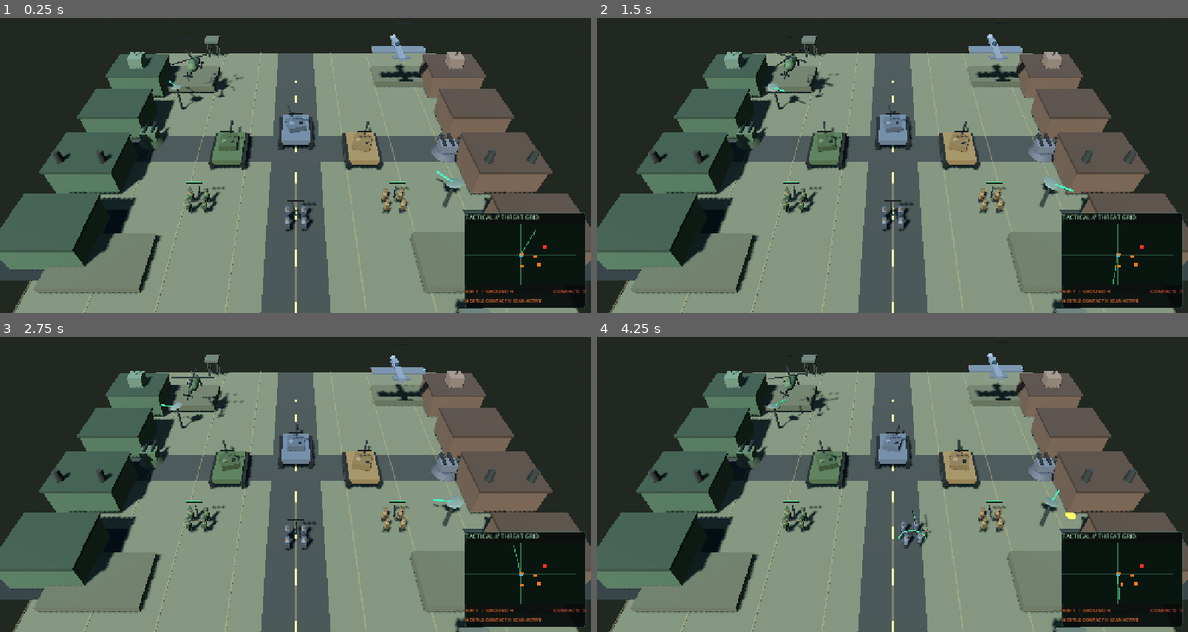
Above: before the commit, frames 1-4 (two rows, left to right).
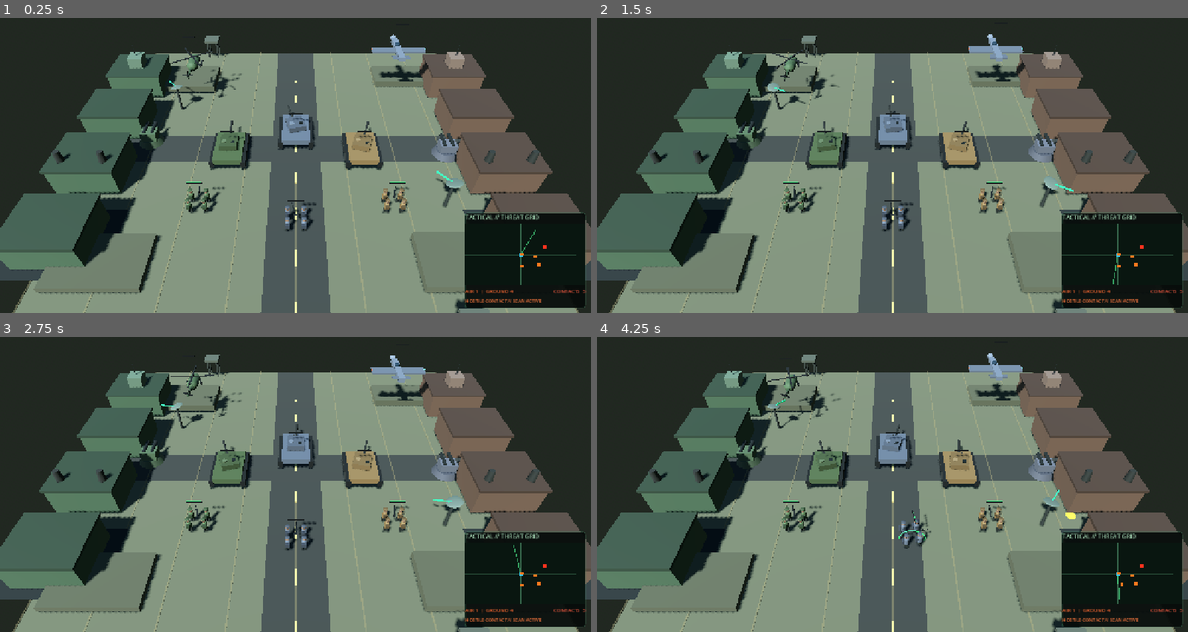
Above: after the commit, the same moments.

Repository: Jamalalbaroty/storm-generals-mobil
Game: Godot game, scene res://prototype_3d/battlefield_3d.tscn
Two runs of this game, one before a commit and one after it. Both use one fixed random seed, a clock stepped at 60 frames per second and the inputs below. This scene is started directly instead of the project's main scene.
Inputs (mouse positions are in pixels of both pictures, inside the frame that each line leads up to):
- Up to frame 1 (0.25 s): no input
- Up to frame 2 (1.5 s): move the mouse to (1022, 130) at 0.52 s; click (1022, 130) at 0.67 s; drag from (774, 162) to (862, 212) at 1.27 s
- Up to frame 3 (2.75 s): move the mouse to (354, 393) at 2.02 s; click (354, 393) at 2.17 s
- Up to frame 4 (4.25 s): drag from (862, 531) to (715, 416) at 2.77 s; move the mouse to (1069, 516) at 3.52 s; click (1069, 516) at 3.67 s

The runs differ from the first frame. In frame 1, 0.3% of the frame differs, in the area x 29-73%, y 5-67%; in frame 2, 0.3%; in frame 3, 0.2%; in frame 4, 0.3%.

Commit message:
feat: expose 3D building construction bridge

Diff:
--- a/prototype_3d/battlefield_3d.gd
+++ b/prototype_3d/battlefield_3d.gd
@@ -280,7 +280,24 @@
 	_add_base_building(origin + Vector3(0.0, 0.0, 4.0), "factory", tint, faction_id)
 	_add_base_building(origin + Vector3(0.0, 0.0, 12.0), "airfield", tint, faction_id)
 
-func _add_base_building(at: Vector3, kind: String, tint: Color, faction_id: String) -> void:
+func spawn_game_building(kind: String, at: Vector3, faction_id: String, tint: Color, build_progress: float = 0.0) -> Node3D:
+	# Public bridge for the gameplay layer to create a 3D counterpart for a logical building.
+	return _add_base_building(at, kind, tint, faction_id, build_progress, true)
+
+func update_game_building_progress(building: Node3D, build_progress: float) -> void:
+	if not is_instance_valid(building):
+		return
+	var progress := clampf(build_progress, 0.0, 1.0)
+	building.set_meta("construction_progress", progress)
+	var fill := building.get_node_or_null("ConstructionProgressFill") as MeshInstance3D
+	if fill:
+		fill.scale.x = maxf(0.001, progress)
+		fill.visible = progress < 1.0
+	var background := building.get_node_or_null("ConstructionProgressBackground") as MeshInstance3D
+	if background:
+		background.visible = progress < 1.0
+
+func _add_base_building(at: Vector3, kind: String, tint: Color, faction_id: String, build_progress: float = 1.0, show_progress: bool = false) -> Node3D:
 	var building := Node3D.new()
 	building.name = faction_id + "_" + kind
 	building.position = at
@@ -391,6 +408,30 @@
 			light_material.emission_energy_multiplier = 1.3
 			runway_light.material_override = light_material
 			building.add_child(runway_light)
+
+	if show_progress:
+		building.set_meta("construction_progress", clampf(build_progress, 0.0, 1.0))
+		var progress_back := MeshInstance3D.new()
+		progress_back.name = "ConstructionProgressBackground"
+		var back_mesh := BoxMesh.new()
+		back_mesh.size = Vector3(3.2, 0.10, 0.16)
+		progress_back.mesh = back_mesh
+		progress_back.position = Vector3(0.0, 5.15, 0.0)
+		progress_back.material_override = _make_armour_material(Color(0.07, 0.09, 0.08))
+		progress_back.visible = build_progress < 1.0
+		building.add_child(progress_back)
+
+		var progress_fill := MeshInstance3D.new()
+		progress_fill.name = "ConstructionProgressFill"
+		var fill_mesh := BoxMesh.new()
+		fill_mesh.size = Vector3(3.0, 0.12, 0.18)
+		progress_fill.mesh = fill_mesh
+		progress_fill.position = Vector3(-1.5, 5.16, -0.01)
+		progress_fill.material_override = _make_armour_material(Color(0.34, 0.82, 0.48))
+		progress_fill.scale.x = maxf(0.001, clampf(build_progress, 0.0, 1.0))
+		progress_fill.visible = build_progress < 1.0
+		building.add_child(progress_fill)
+	return building
 
 func _add_road(at: Vector3, dimensions: Vector2, _angle: float) -> void:
 	var road := MeshInstance3D.new()
